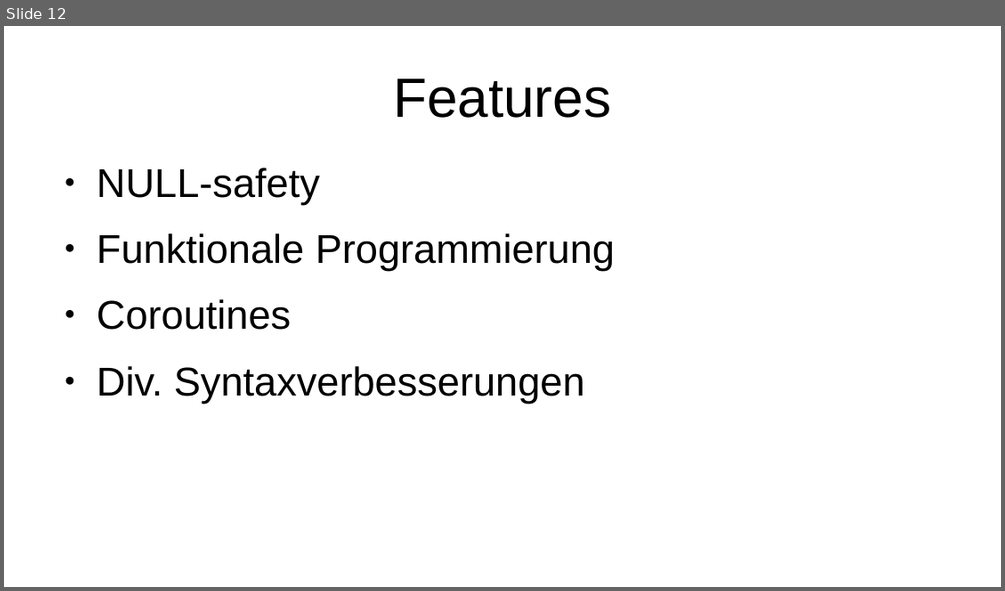
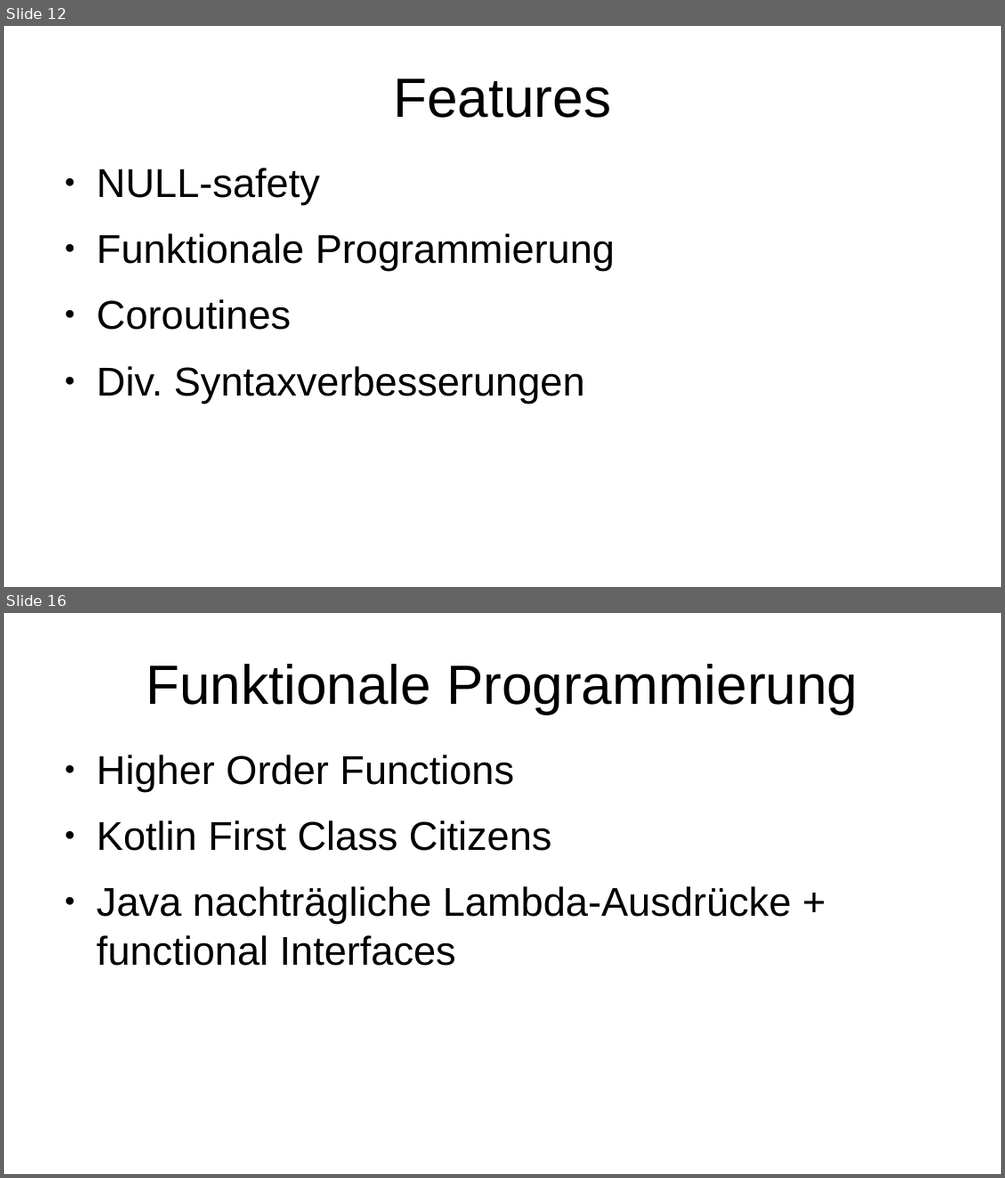
Before and after one commit to FSpruhs/kotlin-statt-java, a slide deck: presentation.odp. Shown one above the other, each under a label of ours: slide 12 before the commit, slides 12 and 16 after it; the slides between them are not shown. The pictures are 1005x591 and 1005x1178 pixels, drawn with LibreOffice and Linux fonts; fonts in the diff are those of the drawing. Boxes give left, top, right and bottom in pixels: in the first picture for what was removed or moved away, otherwise in the second. Text is boxed around its words. In the diff, an @@ line names an element or a change of style, - is before the commit and + after.

```diff
--- a/presentation.odp
+++ b/presentation.odp
@@ slide 16 added at (4, 613, 1001, 1174), background #FFFFFF @@
@@ title added at (146, 664, 858, 714), 44 pt, text #000000 @@
+Funktionale Programmierung
@@ text added at (97, 755, 792, 965), 32 pt, text #000000 @@
+● Higher Order Functions
+● Kotlin First Class Citizens
+● Java nachträgliche Lambda-Ausdrücke + functional Interfaces
```
Also in this commit, not shown: 9 other slides added.
